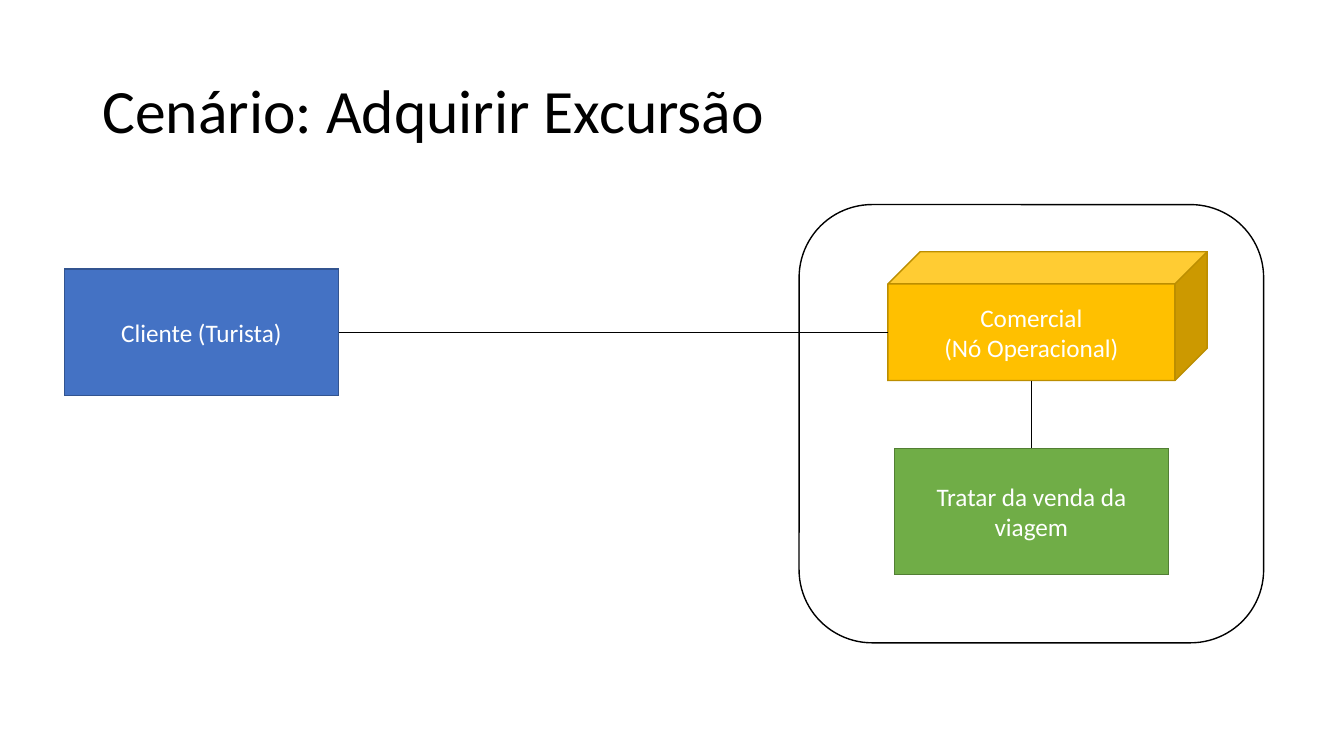
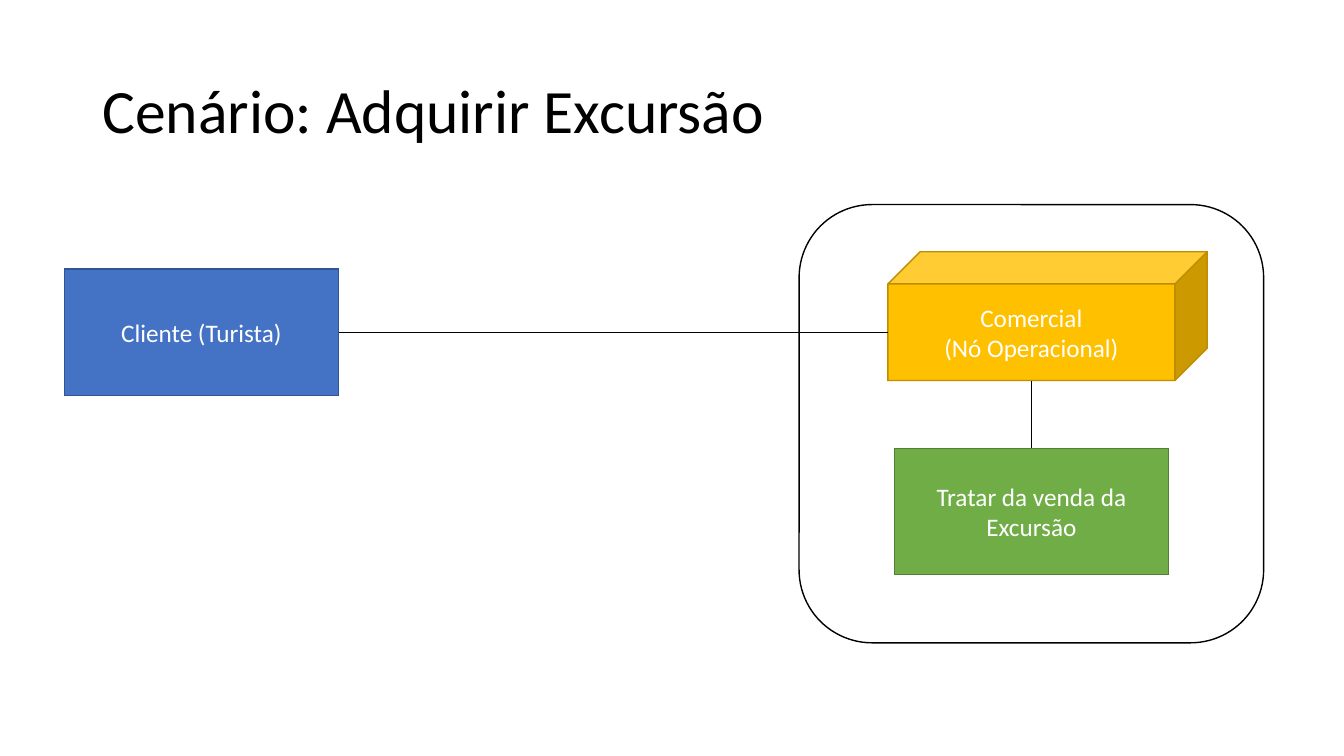
Before and after one commit to Road-on/RoadOn, a slide deck: slide 2 of 15. Arquitetura de Negócio Para Cada Cenário.pptx. Drawn at 1344x756 pixels with LibreOffice and Linux fonts; fonts in the diff are those of the drawing. Boxes give left, top, right and bottom in pixels: in the first picture for what was removed or moved away, otherwise in the second. Text is boxed around its words. In the diff, an @@ line names an element or a change of style, - is before the commit and + after.

```diff
--- a/15. Arquitetura de Negócio Para Cada Cenário.pptx
+++ b/15. Arquitetura de Negócio Para Cada Cenário.pptx
@@ text in rectangle at [937,488,1126,536]: text changed @@
-Tratar da venda da viagem
+Tratar da venda da Excursão
```
Also in this commit, not shown: 3 other slides changed.
